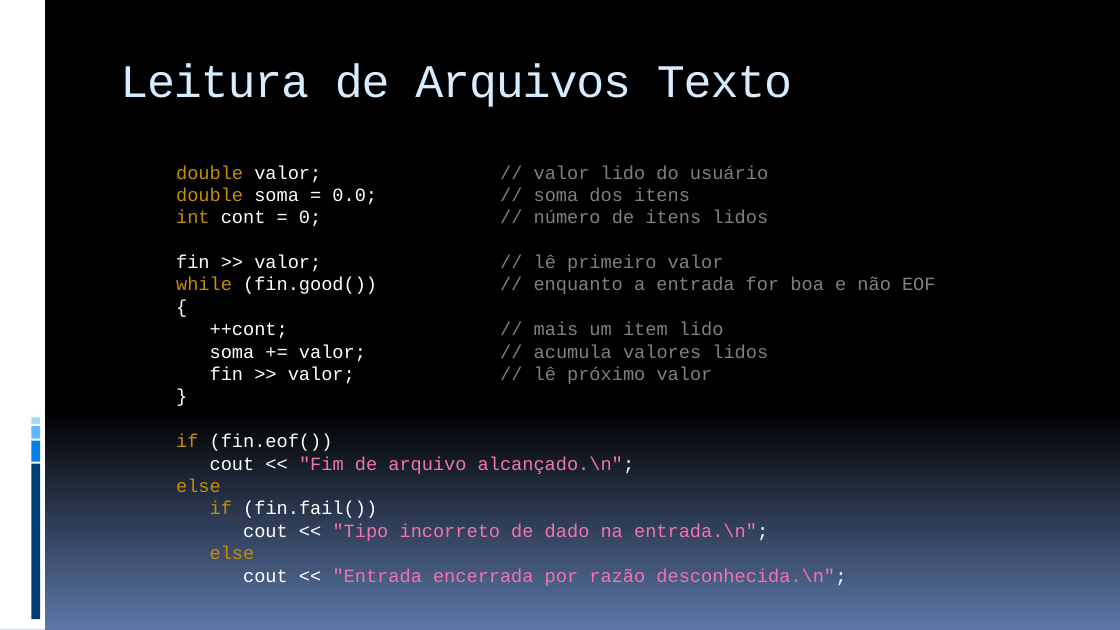
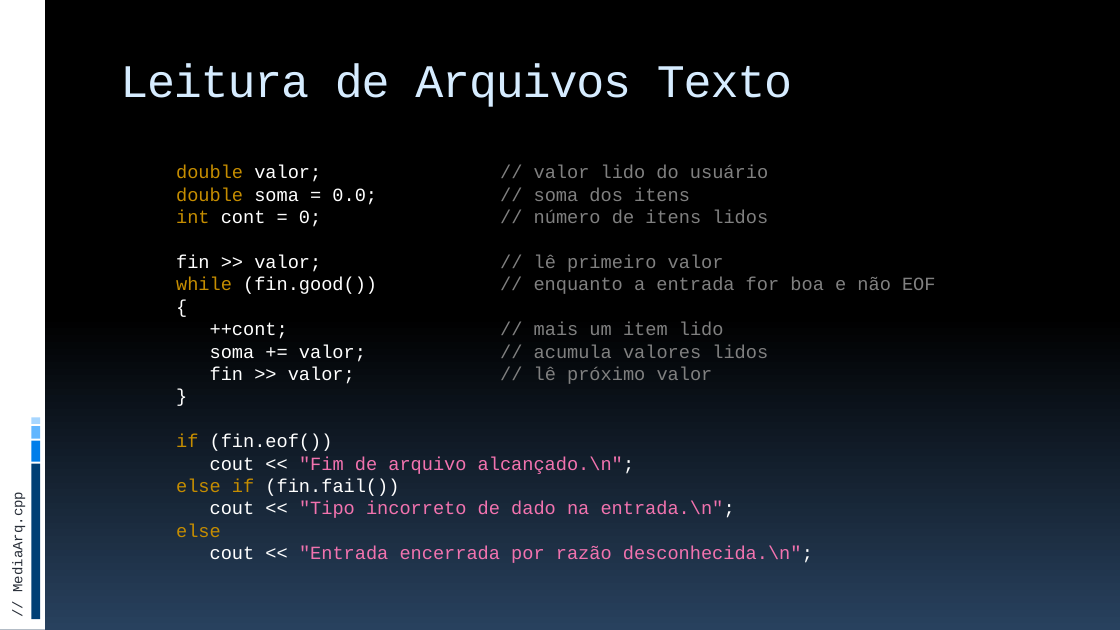
Before and after one commit to JudsonSS/ProgComp, a slide deck: slide 36 of Slides/23. Arquivos Texto.pptx. Drawn at 1120x630 pixels with LibreOffice and Linux fonts; fonts in the diff are those of the drawing. Boxes give left, top, right and bottom in pixels: in the first picture for what was removed or moved away, otherwise in the second. Text is boxed around its words. In the diff, an @@ line names an element or a change of style, - is before the commit and + after.

```diff
--- a/Slides/23. Arquivos Texto.pptx
+++ b/Slides/23. Arquivos Texto.pptx
@@ background gradient #000000 to #5B77A8 to gradient #000000 to #28415E @@
@@ text at (176, 479, 399, 496): text changed @@
-else
-if (fin.fail())
+else if (fin.fail())
@@ text added at (11, 502, 27, 590), 12 pt, text #272D38 @@
+// MediaArq.cpp
```
Also in this commit, not shown: 38 other slides changed, 3 other files.
